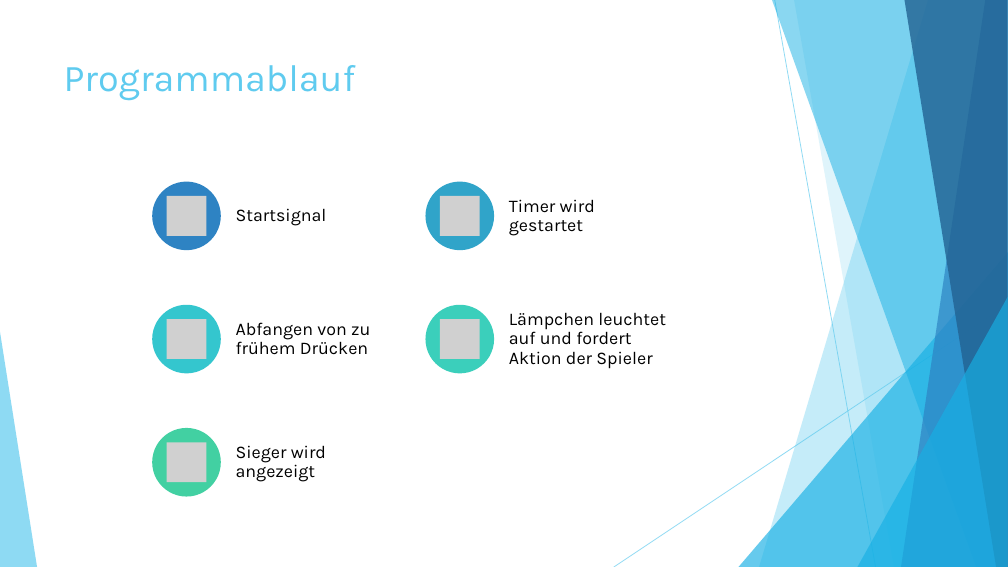
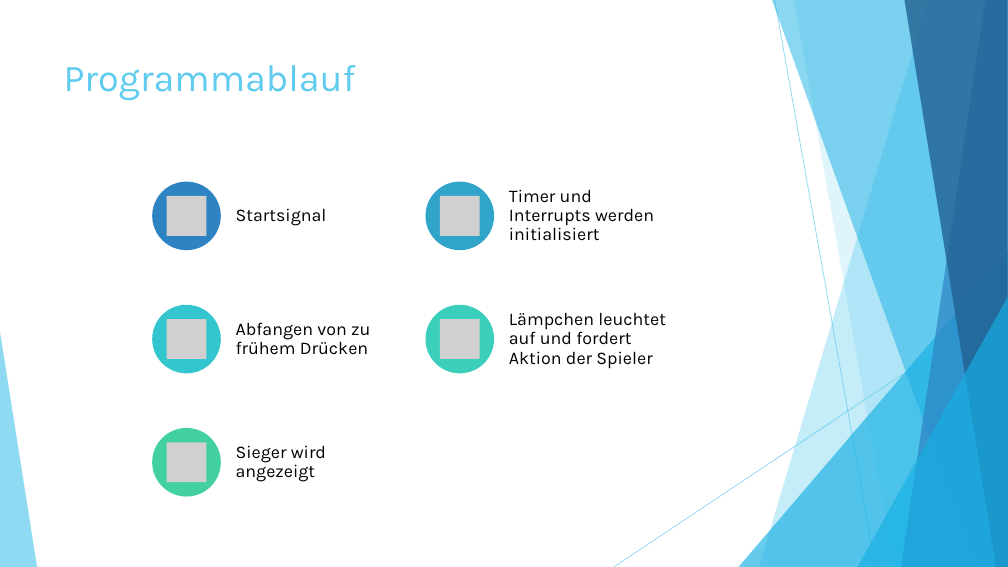
Before and after one commit to assamblerbuzzer/Buzzer, a slide deck: slide 6 of Buzzer.pptx. Drawn at 1008x567 pixels with LibreOffice and Linux fonts; fonts in the diff are those of the drawing; grey boxes stand for pictures. Boxes give left, top, right and bottom in pixels: in the first picture for what was removed or moved away, otherwise in the second. Text is boxed around its words. In the diff, an @@ line names an element or a change of style, - is before the commit and + after.

Commit message:
Added slide

```diff
--- a/Buzzer.pptx
+++ b/Buzzer.pptx
@@ text at (509,189,654,241): text changed @@
-Timer wird gestartet
+Timer und Interrupts werden initialisiert
```
Also in this commit, not shown: 1 slide added.
